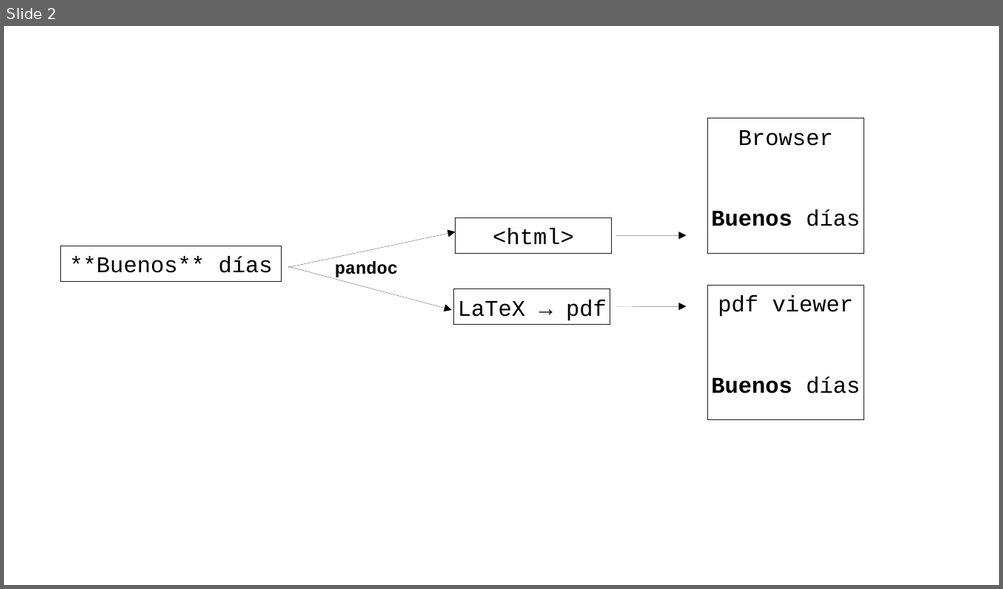
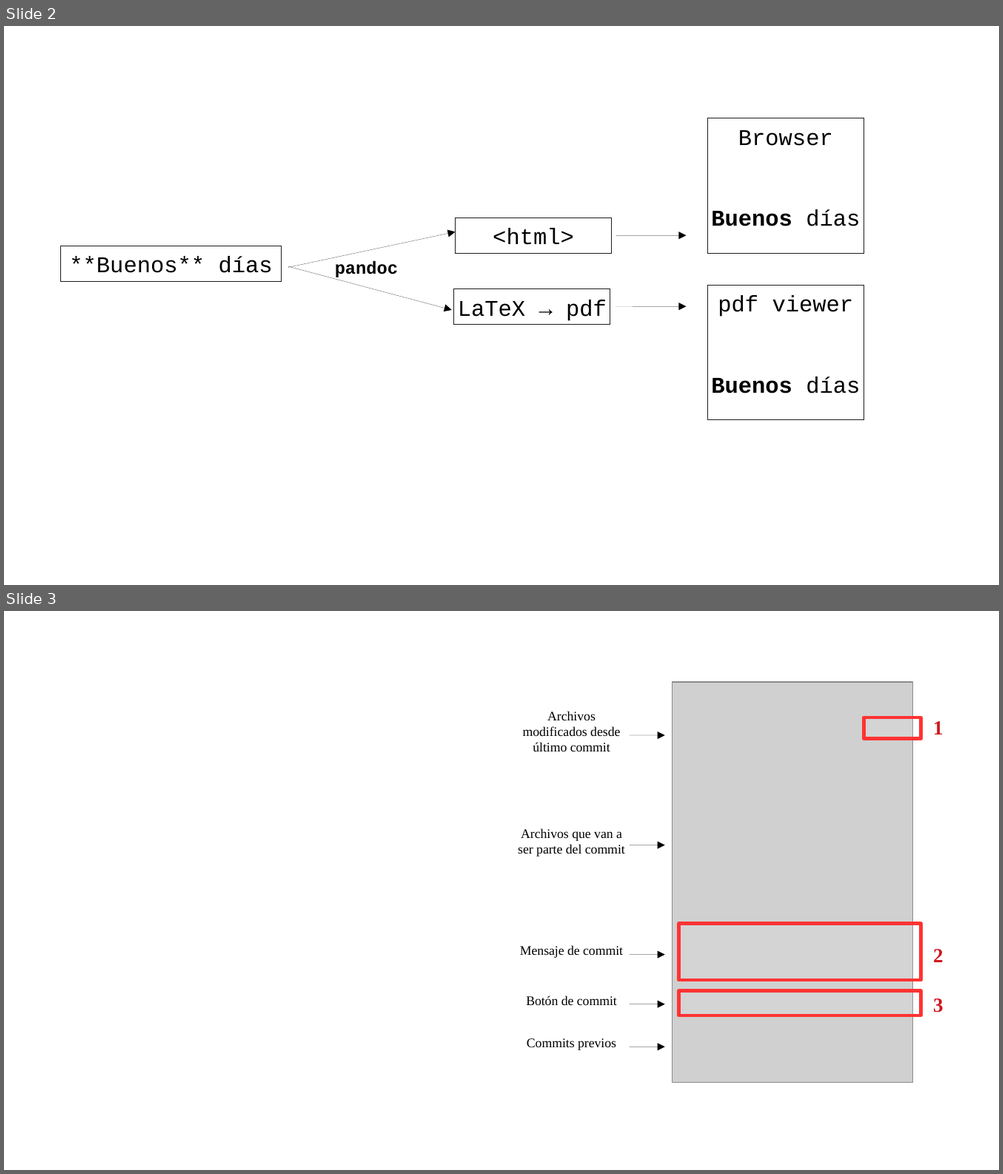
Before and after one commit to juancarloscastillo/jc-castillo, a slide deck: documents/talleres-cursos/markdown-mexico/schemes.odp. Shown one above the other, each under a label of ours: slide 2 before the commit, slides 2 and 3 after it. The pictures are 1003x589 and 1003x1174 pixels, drawn with LibreOffice and Linux fonts; fonts in the diff are those of the drawing; grey boxes stand for pictures. Boxes give left, top, right and bottom in pixels: in the first picture for what was removed or moved away, otherwise in the second. Text is boxed around its words. In the diff, an @@ line names an element or a change of style, - is before the commit and + after.

```diff
--- a/documents/talleres-cursos/markdown-mexico/schemes.odp
+++ b/documents/talleres-cursos/markdown-mexico/schemes.odp
@@ slide 3 added at (x1=4, y1=611, x2=999, y2=1170), background #FFFFFF @@
@@ picture added at (x1=672, y1=682, x2=913, y2=1083) @@
@@ rectangle added at (x1=508, y1=713, x2=636, y2=748), fill #FFFFFF, outline #FFFFFF 0 pt, 10.5 pt, text #000000 @@
+Archivos modificados desde último commit
@@ rectangle added at (x1=864, y1=718, x2=921, y2=739), fill #FFFFFF at 10% opacity, outline #FF3333 2.83 pt @@
@@ rectangle added at (x1=925, y1=709, x2=948, y2=745), fill #FFFFFF, outline #FFFFFF 0 pt, 16 pt, text #CE181E, bold @@
+1
@@ arrow added from (629, 735) to (665, 735), #000000 0 pt @@
@@ rectangle added at (x1=508, y1=823, x2=636, y2=858), fill #FFFFFF, outline #FFFFFF 0 pt, 10.5 pt, text #000000 @@
+Archivos que van a ser parte del commit
@@ arrow added from (629, 846) to (665, 846), #000000 0 pt @@
@@ rectangle added at (x1=508, y1=933, x2=636, y2=968), fill #FFFFFF, outline #FFFFFF 0 pt, 10.5 pt, text #000000 @@
+Mensaje de commit
@@ rectangle added at (x1=679, y1=923, x2=921, y2=980), fill #FFFFFF at 10% opacity, outline #FF3333 2.83 pt @@
@@ rectangle added at (x1=925, y1=937, x2=948, y2=972), fill #FFFFFF, outline #FFFFFF 0 pt, 16 pt, text #CE181E, bold @@
+2
@@ arrow added from (629, 955) to (665, 955), #000000 0 pt @@
@@ rectangle added at (x1=508, y1=982, x2=636, y2=1018), fill #FFFFFF, outline #FFFFFF 0 pt, 10.5 pt, text #000000 @@
+Botón de commit
@@ rectangle added at (x1=925, y1=986, x2=948, y2=1022), fill #FFFFFF, outline #FFFFFF 0 pt, 16 pt, text #CE181E, bold @@
+3
@@ arrow added from (629, 1005) to (665, 1005), #000000 0 pt @@
@@ rectangle added at (x1=679, y1=991, x2=921, y2=1017), fill #FFFFFF at 10% opacity, outline #FF3333 2.83 pt @@
@@ rectangle added at (x1=508, y1=1025, x2=636, y2=1060), fill #FFFFFF, outline #FFFFFF 0 pt, 10.5 pt, text #000000 @@
+Commits previos
@@ arrow added from (629, 1047) to (665, 1047), #000000 0 pt @@
```
Also in this commit, not shown: 17 other files.
